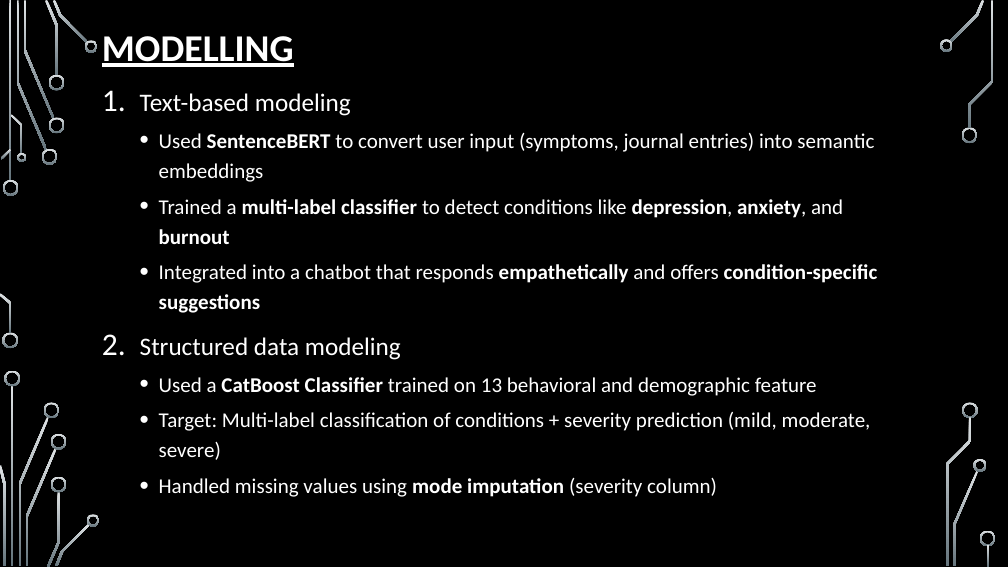
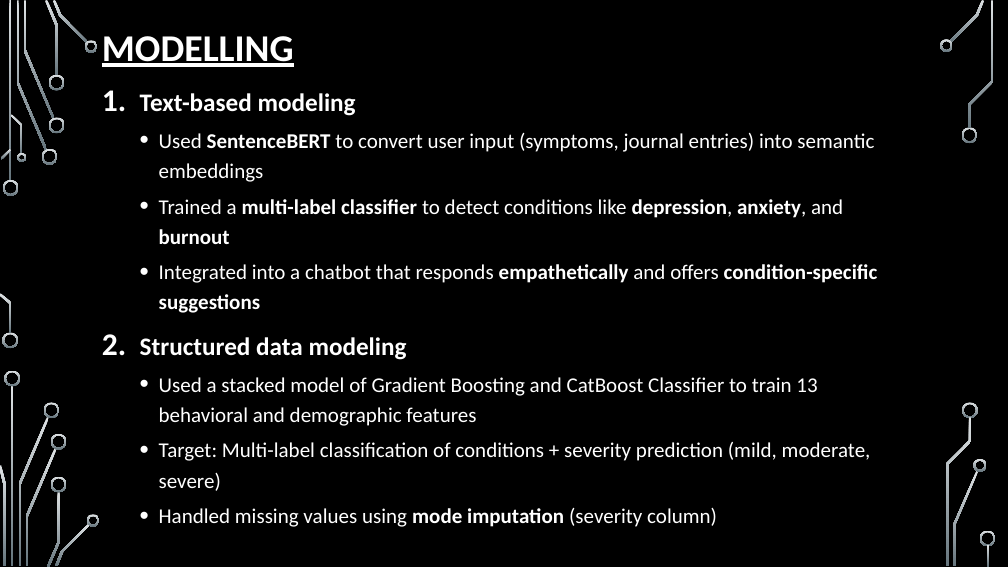
Before and after one commit to Godfrey-249/Phase_5_Project, a slide deck: slide 9 of Mental Health Report.pptx (slide 8 before the commit). Drawn at 1008x567 pixels with LibreOffice and Linux fonts; fonts in the diff are those of the drawing; background and template pictures are left out. Boxes give left, top, right and bottom in pixels: in the first picture for what was removed or moved away, otherwise in the second. Text is boxed around its words. In the diff, an @@ line names an element or a change of style, - is before the commit and + after.

```diff
--- a/Mental Health Report.pptx
+++ b/Mental Health Report.pptx
@@ text at [140, 93, 407, 360]: bold on in "Text-based modeling", "Structured data modeling" @@
@@ text at [159, 377, 817, 426]: text changed @@
-  • Used a CatBoost Classifier trained on 13 behavioral and demographic feature
+  • Used a stacked model of Gradient Boosting and CatBoost Classifier to train 13 behavioral and demographic features
```
Also in this commit, not shown: 8 other slides changed, 3 slides added, 3 other files.
